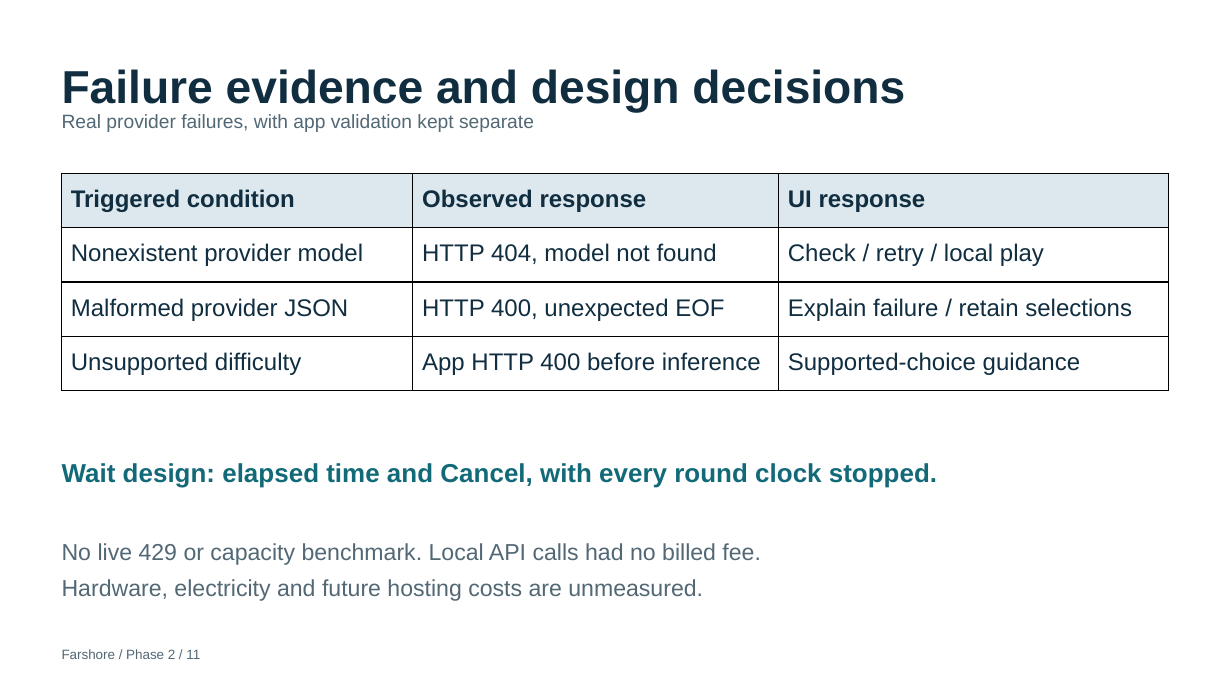
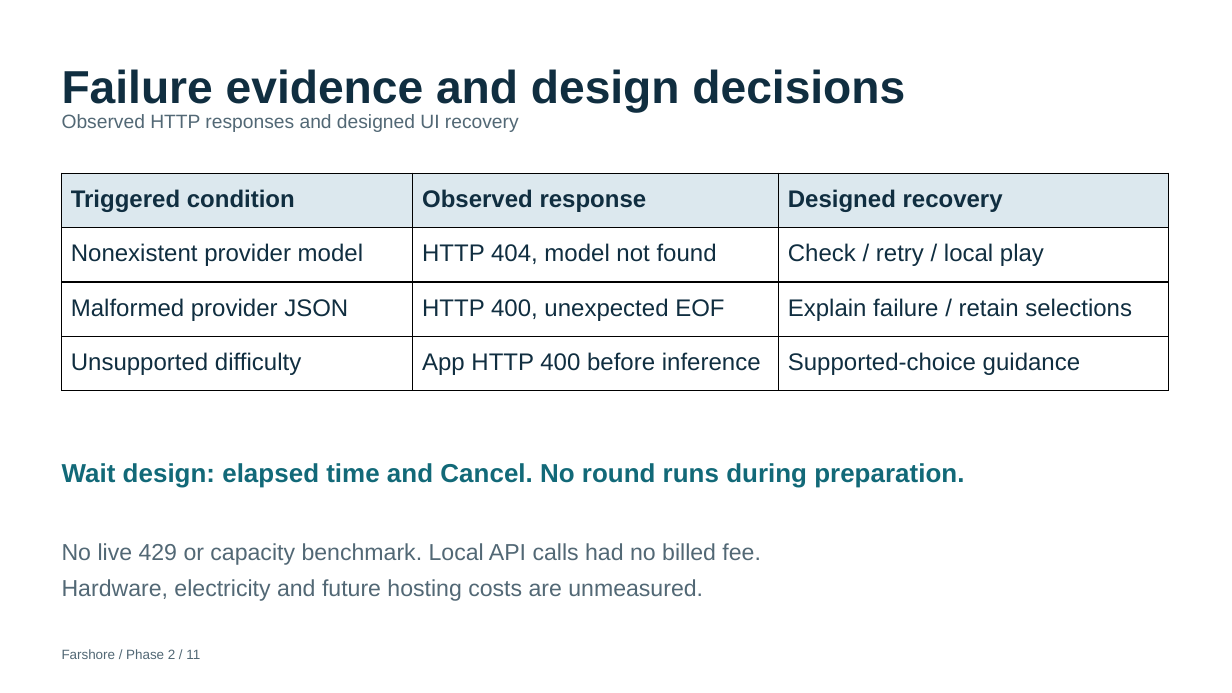
Before and after one commit to RavangDai/Farshore, a slide deck: slide 11 of Farshore Context and Assisment/docs/assignment/phase2-arcade/Farshore-Phase-2-Arcade-Presentation.pptx. Drawn at 1232x693 pixels with LibreOffice and Linux fonts; fonts in the diff are those of the drawing. Boxes give left, top, right and bottom in pixels: in the first picture for what was removed or moved away, otherwise in the second. Text is boxed around its words. In the diff, an @@ line names an element or a change of style, - is before the commit and + after.

```diff
--- a/Farshore Context and Assisment/docs/assignment/phase2-arcade/Farshore-Phase-2-Arcade-Presentation.pptx
+++ b/Farshore Context and Assisment/docs/assignment/phase2-arcade/Farshore-Phase-2-Arcade-Presentation.pptx
@@ text at box(62, 114, 519, 132): text changed @@
-Real provider failures, with app validation kept separate
+Observed HTTP responses and designed UI recovery
@@ table at box(62, 174, 1169, 391) @@
-row 1, column 3: UI response
+row 1, column 3: Designed recovery
@@ text at box(62, 463, 964, 488): text changed @@
-Wait design: elapsed time and Cancel, with every round clock stopped.
+Wait design: elapsed time and Cancel. No round runs during preparation.
```
Also in this commit, not shown: 4 other slides changed, 39 slides added, 25 other files.
